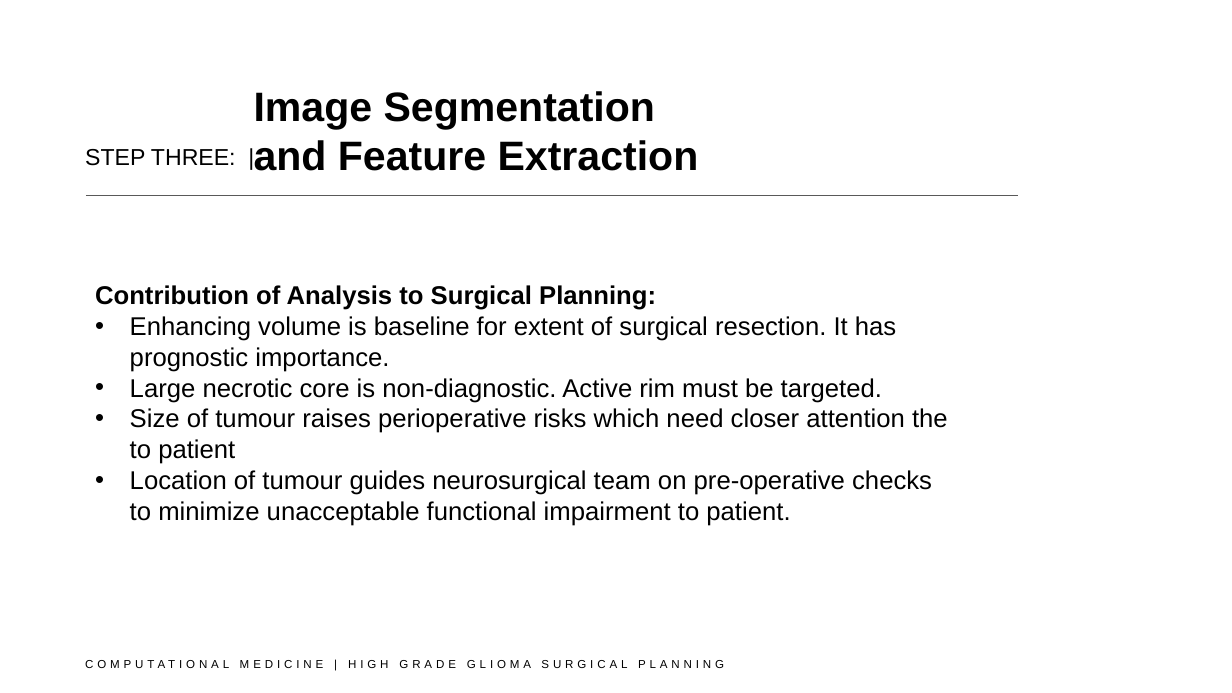
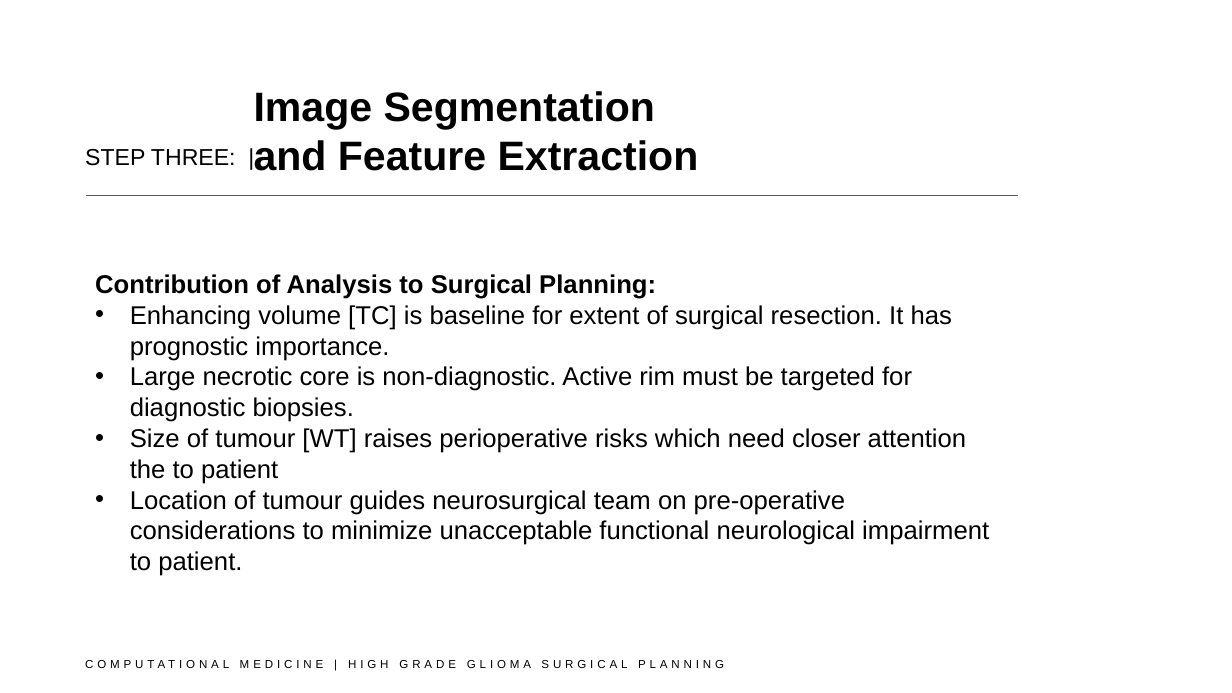
Before and after one commit to Seth-20/Brain-Tumour-Surgical-Planning, a slide deck: slide 17 of High Grade Glioma Surgical Planning.pptx. Drawn at 1232x693 pixels with LibreOffice and Linux fonts; fonts in the diff are those of the drawing. Boxes give left, top, right and bottom in pixels: in the first picture for what was removed or moved away, otherwise in the second. Text is boxed around its words. In the diff, an @@ line names an element or a change of style, - is before the commit and + after.

Commit message:
Spelling error rectifications

```diff
--- a/High Grade Glioma Surgical Planning.pptx
+++ b/High Grade Glioma Surgical Planning.pptx
@@ text "Contribution of Analysis to Surgical ...": place and size @@
-text "Contribution of Analysis to Surgical ..." at <box>95,285,948,526</box>
+text "Contribution of Analysis to Surgical ..." at <box>95,274,989,576</box>
@@ text at <box>130,305,989,576</box>: text changed @@
-• Enhancing volume is baseline for extent of surgical resection. It has prognostic importance.
-• Large necrotic core is non-diagnostic. Active rim must be targeted.
-• Size of tumour raises perioperative risks which need closer attention the to patient
-• Location of tumour guides neurosurgical team on pre-operative checks to minimize unacceptable functional impairment to patient.
+• Enhancing volume [TC] is baseline for extent of surgical resection. It has prognostic importance.
+• Large necrotic core is non-diagnostic. Active rim must be targeted for diagnostic biopsies.
+• Size of tumour [WT] raises perioperative risks which need closer attention the to patient
+• Location of tumour guides neurosurgical team on pre-operative considerations to minimize unacceptable functional neurological impairment to patient.
```
Also in this commit, not shown: 3 other slides changed.
